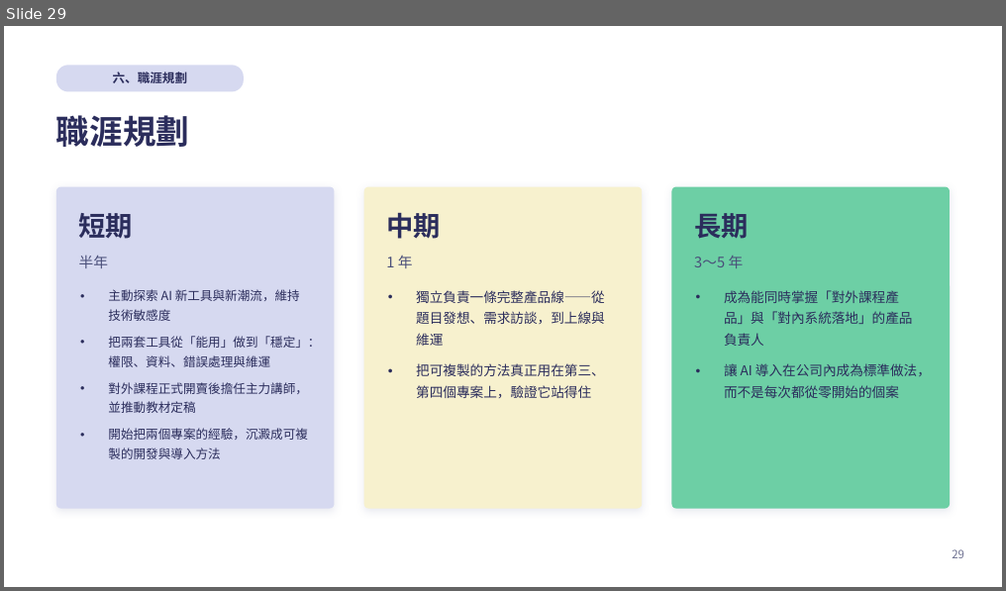
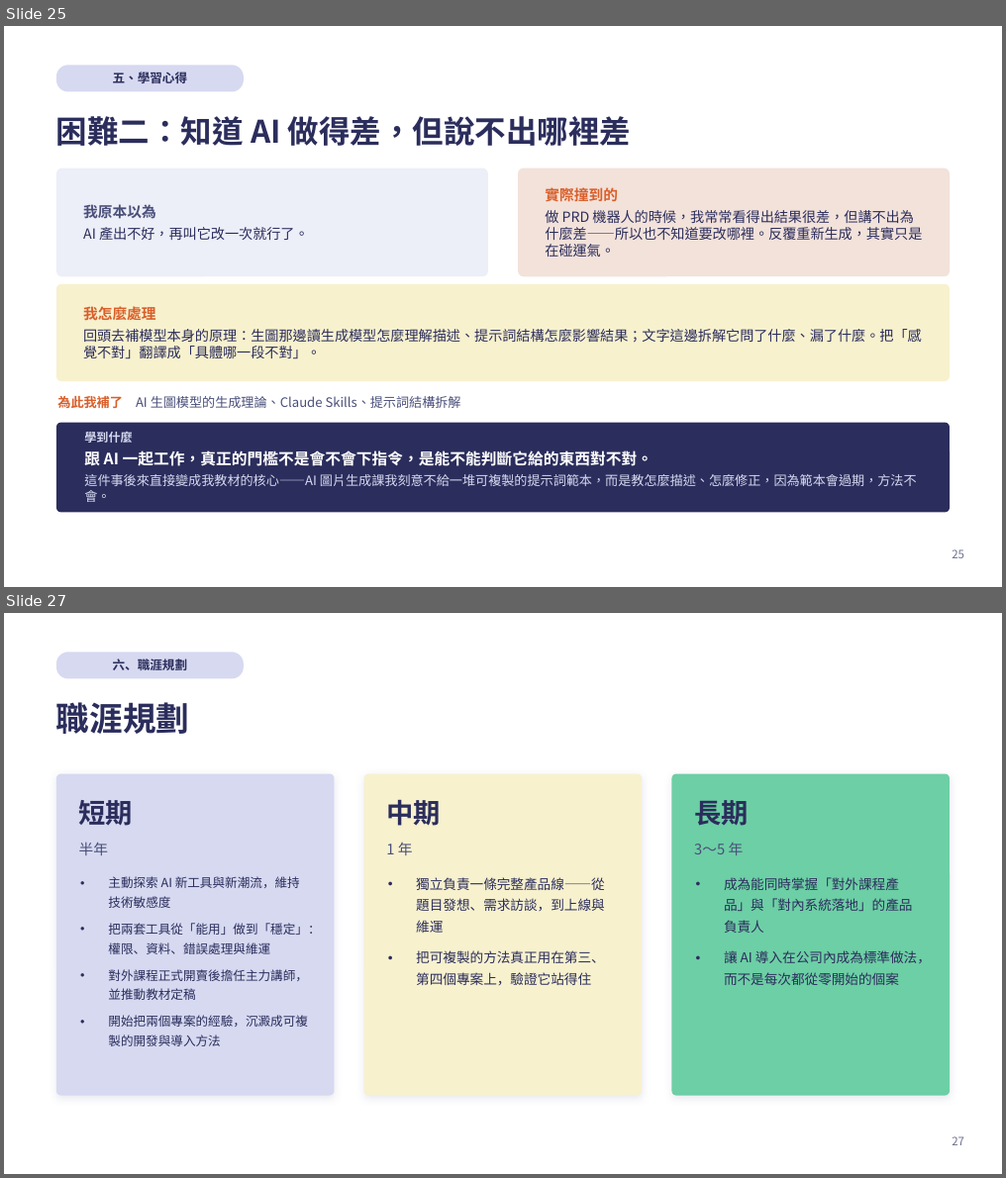
Before and after one commit to kirihuang-bit/freshman-report, a slide deck: 黃家朗新人報告.pptx. Shown one above the other, each under a label of ours: slide 29 before the commit, slides 25 and 27 after it; the slides between them are not shown. The pictures are 1006x591 and 1006x1178 pixels, drawn with LibreOffice and Linux fonts; fonts in the diff are those of the drawing. Boxes give left, top, right and bottom in pixels: in the first picture for what was removed or moved away, otherwise in the second. Text is boxed around its words. In the diff, an @@ line names an element or a change of style, - is before the commit and + after.

```diff
--- a/黃家朗新人報告.pptx
+++ b/黃家朗新人報告.pptx
@@ slide 25 added at (x1=4, y1=26, x2=1002, y2=587), background #FFFFFF @@
@@ rounded rectangle added at (x1=56, y1=65, x2=244, y2=92), fill #D6D9F0, 12 pt, text #2B2D5C, bold @@
+五、學習心得
@@ text added at (x1=56, y1=116, x2=631, y2=146), 30 pt, text #2B2D5C, bold @@
+困難二：知道 AI 做得差，但說不出哪裡差
@@ rounded rectangle added at (x1=56, y1=169, x2=488, y2=276), fill #ECEEF8, 13.5 pt, text #2B2D5C @@
+我原本以為
+AI 產出不好，再叫它改一次就行了。
@@ rounded rectangle added at (x1=519, y1=169, x2=950, y2=276), fill #F2E2DA, 13.5 pt, text #2B2D5C @@
+實際撞到的
+做 PRD 機器人的時候，我常常看得出結果很差，但講不出為什麼差——所以也不知道要改哪裡。反覆重新生成，其實只是在碰運氣。
@@ rounded rectangle added at (x1=56, y1=284, x2=949, y2=381), fill #F7F1CE, 13.5 pt, text #2B2D5C @@
+我怎麼處理
+回頭去補模型本身的原理：生圖那邊讀生成模型怎麼理解描述、提示詞結構怎麼影響結果；文字這邊拆解它問了什麼、漏了什麼。把「感覺不對」翻譯成「具體哪一段不對」。
@@ text added at (x1=57, y1=396, x2=461, y2=408), 12.5 pt, text #4A4F7A @@
+為此我補了 AI 生圖模型的生成理論、Claude Skills、提示詞結構拆解
@@ rounded rectangle added at (x1=56, y1=423, x2=949, y2=513), fill #2B2D5C, 12.5 pt, text #D6D9F0 @@
+學到什麼
+跟 AI 一起工作，真正的門檻不是會不會下指令，是能不能判斷它給的東西對不對。
+這件事後來直接變成我教材的核心——AI 圖片生成課我刻意不給一堆可複製的提示詞範本，而是教怎麼描述、怎麼修正，因為範本會過期，方法不會。
@@ page number added at (x1=951, y1=550, x2=964, y2=559), 11 pt, text #6E7191 @@
+25
@@ what was slide 29 is now slide 27 @@
@@ page number at (x1=951, y1=1137, x2=964, y2=1146): text changed @@
-29
+27
```
Also in this commit, not shown: 6 slides changed, 4 other slides added, 7 slides removed, 1 other file.
